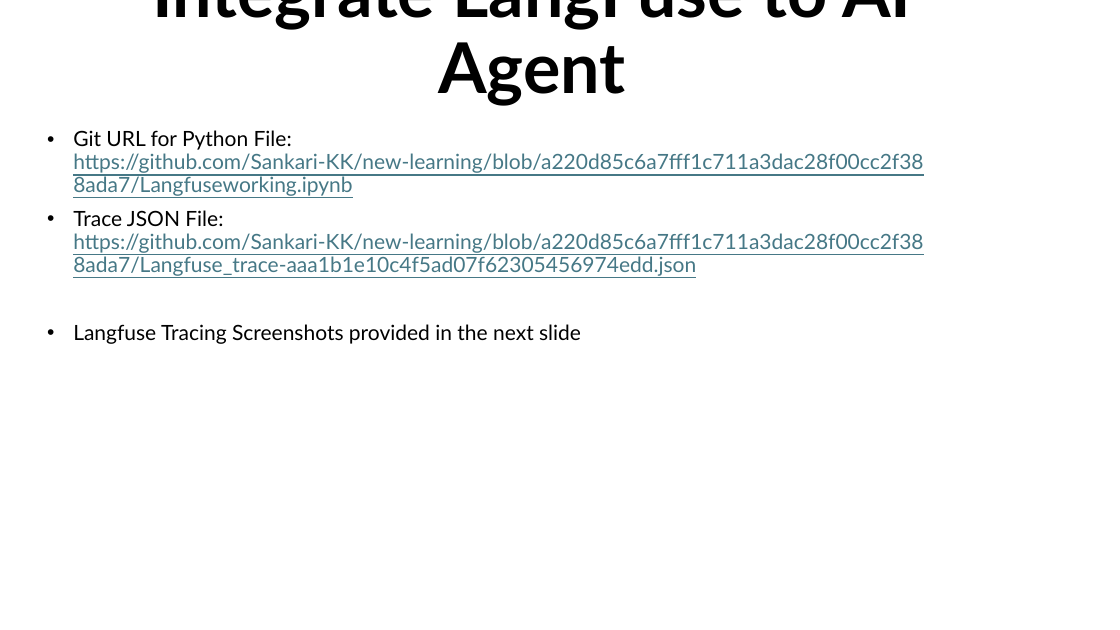
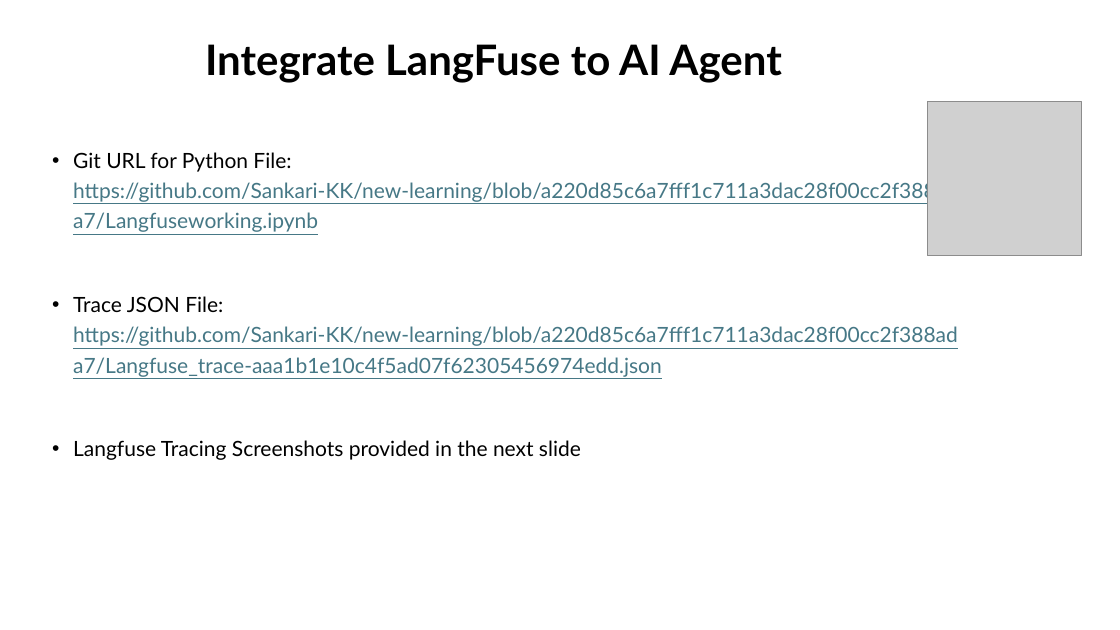
Before and after one commit to Sankari-KK/new-learning, a slide deck: slide 2 of Sankareswari_Integrate LangFuse _Assignment1.pptx (slide 1 before the commit). Drawn at 1120x630 pixels with LibreOffice and Linux fonts; fonts in the diff are those of the drawing; grey boxes stand for pictures. Boxes give left, top, right and bottom in pixels: in the first picture for what was removed or moved away, otherwise in the second. Text is boxed around its words. In the diff, an @@ line names an element or a change of style, - is before the commit and + after.

Commit message:
Week 4 - Assignment 1 <updated>
Integrate LangFuse to Your Agents

```diff
--- a/Sankareswari_Integrate LangFuse _Assignment1.pptx
+++ b/Sankareswari_Integrate LangFuse _Assignment1.pptx
@@ title "Integrate LangFuse to AI Agent" moved from (x1=152, y1=0, x2=911, y2=106) to (x1=205, y1=44, x2=781, y2=83) @@
@@ title "Integrate LangFuse to AI Agent" at (x1=205, y1=44, x2=781, y2=83): size 60 to 36 pt; alignment centre to left @@
@@ subtitle "Git URL for Python File: ..." moved from (x1=73, y1=130, x2=923, y2=344) to (x1=73, y1=152, x2=958, y2=460) @@
@@ subtitle "Git URL for Python File: ..." at (x1=73, y1=152, x2=958, y2=460): indent changed; line spacing 0.9 to 1.2 @@
@@ picture added at (x1=928, y1=102, x2=1082, y2=256) @@
```
Also in this commit, not shown: 1 other slide changed, 2 slides added.
